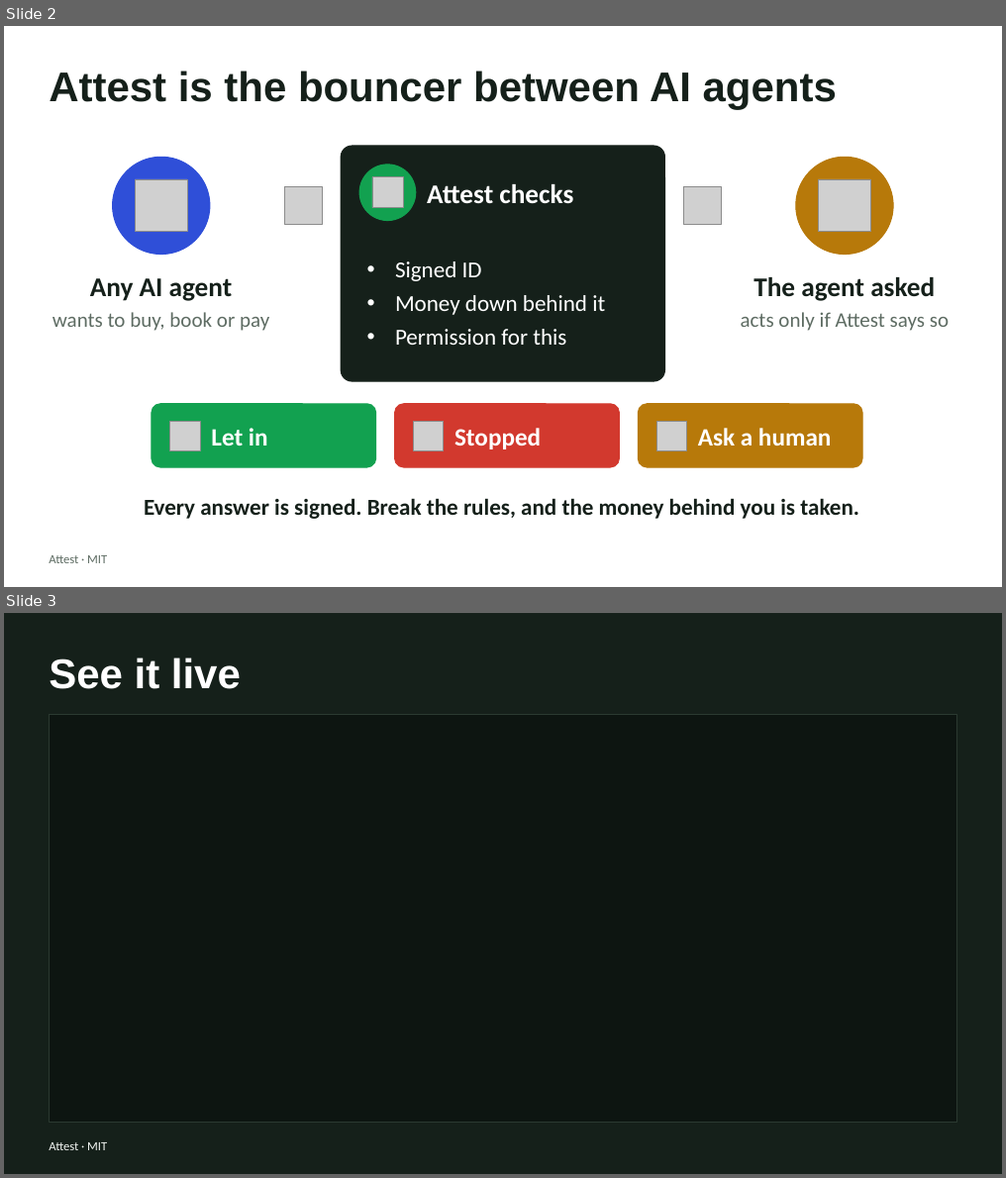
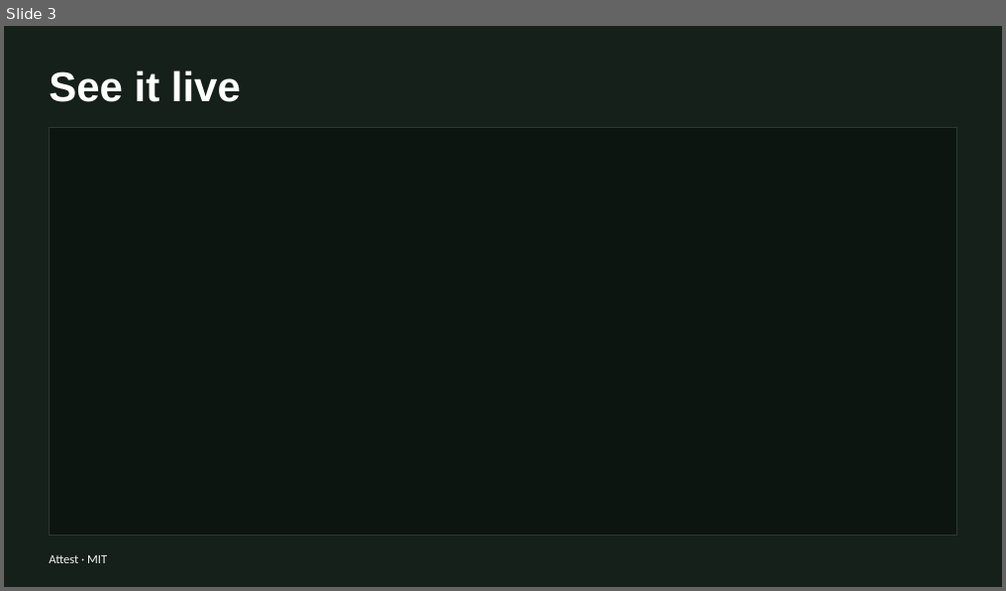
Before and after one commit to smghaas/attest, a slide deck: docs/attest_final_slides.pptx. Shown one above the other, each under a label of ours: slides 2 and 3 before the commit, slide 3 after it. The pictures are 1006x1178 and 1006x591 pixels, drawn with LibreOffice and Linux fonts; fonts in the diff are those of the drawing; grey boxes stand for pictures. Boxes give left, top, right and bottom in pixels: in the first picture for what was removed or moved away, otherwise in the second. Text is boxed around its words. In the diff, an @@ line names an element or a change of style, - is before the commit and + after.

```diff
--- a/docs/attest_final_slides.pptx
+++ b/docs/attest_final_slides.pptx
@@ slide 2 removed at <box>4,26,1002,587</box>, background #FFFFFF @@
@@ title removed at <box>49,71,837,109</box> @@
-Attest is the bouncer between AI agents
@@ ellipse removed at <box>113,157,210,255</box> @@
@@ rounded rectangle removed at <box>341,146,665,381</box> @@
@@ ellipse removed at <box>359,165,416,221</box> @@
@@ ellipse removed at <box>796,157,893,255</box> @@
@@ picture removed at <box>135,179,187,232</box> @@
@@ picture removed at <box>285,187,322,224</box> @@
@@ picture removed at <box>372,177,403,208</box> @@
@@ text removed at <box>427,184,573,204</box> @@
-Attest checks
@@ picture removed at <box>684,187,721,224</box> @@
@@ picture removed at <box>819,179,871,232</box> @@
@@ text removed at <box>395,262,605,345</box> @@
-• Signed ID
-• Money down behind it
-• Permission for this
@@ text removed at <box>90,278,233,301</box> @@
-Any AI agent
@@ text removed at <box>753,277,935,301</box> @@
-The agent asked
@@ text removed at <box>53,312,269,331</box> @@
-wants to buy, book or pay
@@ text removed at <box>741,312,948,331</box> @@
-acts only if Attest says so
@@ rounded rectangle removed at <box>152,404,376,468</box> @@
@@ rounded rectangle removed at <box>395,404,620,468</box> @@
@@ rounded rectangle removed at <box>638,404,862,468</box> @@
@@ picture removed at <box>170,421,200,452</box> @@
@@ text removed at <box>211,428,268,446</box> @@
-Let in
@@ picture removed at <box>414,421,444,452</box> @@
@@ text removed at <box>454,428,541,450</box> @@
-Stopped
@@ picture removed at <box>656,421,687,452</box> @@
@@ text removed at <box>698,428,831,446</box> @@
-Ask a human
@@ text removed at <box>144,498,859,519</box> @@
-Every answer is signed. Break the rules, and the money behind you is taken.
@@ text removed at <box>49,556,107,564</box> @@
-Attest · MIT
```
Also in this commit, not shown: 1 slide changed, 2 slides added, 1 other slide removed.
